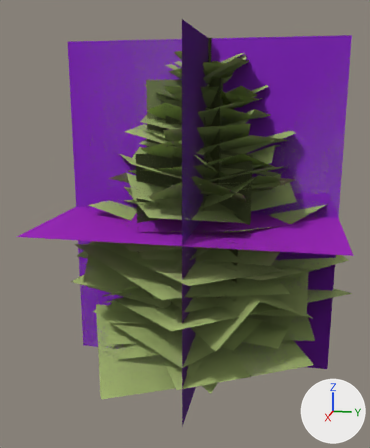
The glTF model data/models/board/vegetation/pine-layered.glb as it was, and as the next commit left it.
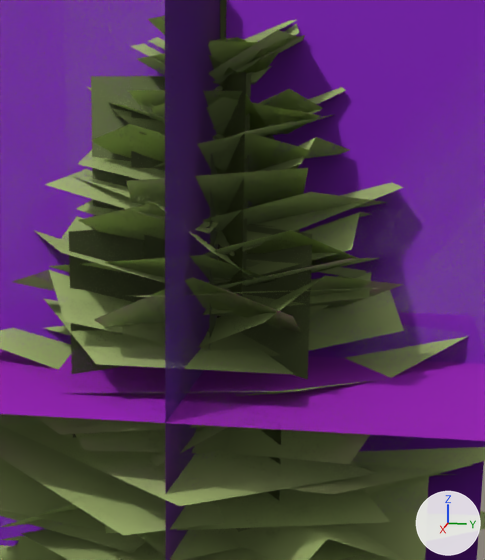
Each version appears first whole from a camera (50 mm lens) standing at (46.0, 7.1, 25.0) and looking at (1.2, -1.8, 13.9), and next in a close-up on the part from 28% to 91% of the width and 10% to 70% of the height. Every picture has the same lights, and +X, +Y and +Z are marked at lower right. The first two pictures are the older version. Where no turn or scale is listed for an object, it has been applied to the vertices. Vertices at exactly the same position are counted once.

In view in the first close-up: 'pine-layered-lod0.001', 'pine-layered-lod1.001', 'pine-layered-lod2.001', 'pine-layered-lod3.001'.
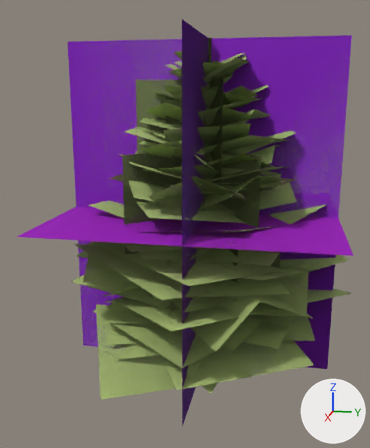
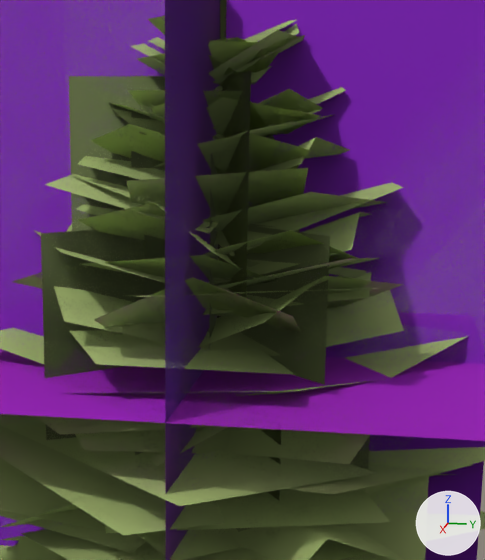
Location of each change, [x1, y1, x2, y2] in pixels of the close-ups (485 x 560 px; the box of a moved part takes in the faces that stretch with it):
part 1 of me_pine_layered_lod2, moved or reshaped
    before: [69, 72, 340, 559]
    after: [41, 71, 370, 560]

What the commit changed:
me_pine_layered_lod2 has 93 vertices, 56 faces and spans x -11.2..13.3, y -13.4..13.3, z 0.0..30.0.
me_pine_layered_lod2 is used by ob_pine_layered_lod2_001; location (0.0, 0.0, 0.0).
me_pine_layered_lod2 part 1: 24 of the vertices in x -7.2..5.9, y -7.2..5.9, z 6.0..26.6 are scaled about the mesh origin by (1.17, 1.17, 1).
